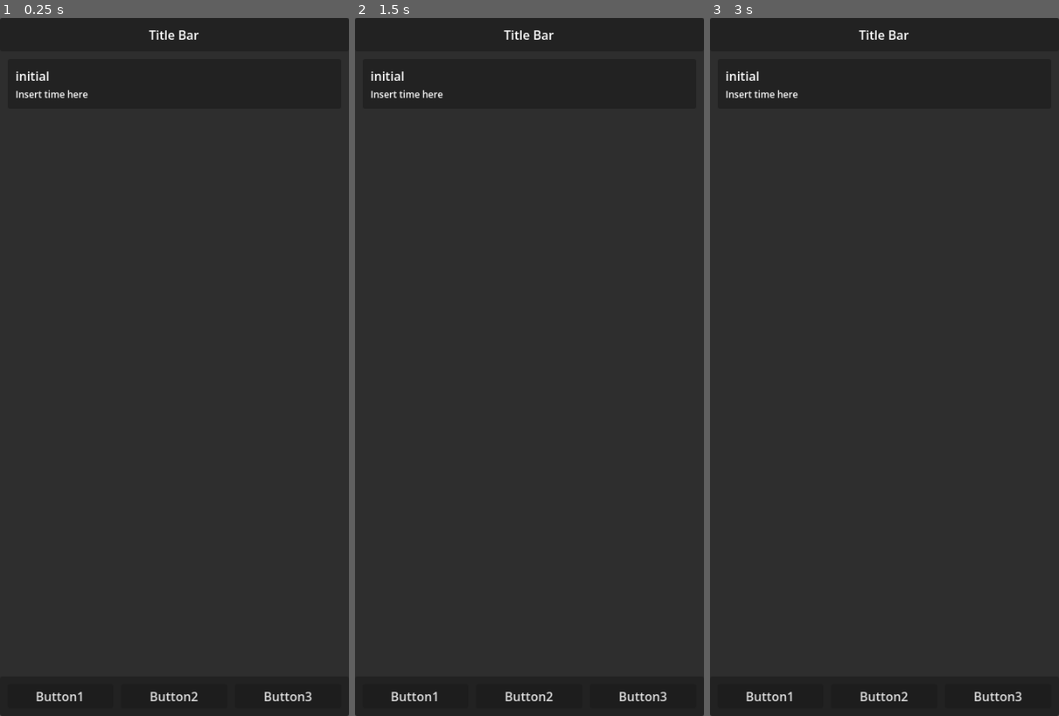
Above: before the commit, frames 1-3 (left to right).
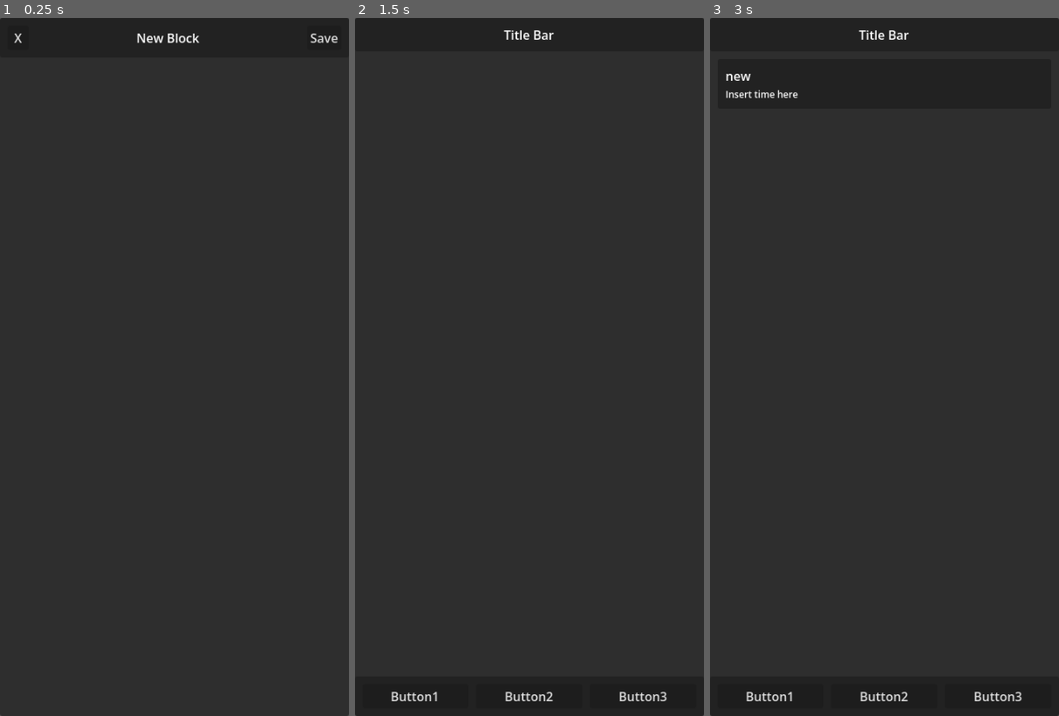
Above: after the commit, the same moments.

Repository: jowashli/doings-tracker
Game: Godot game, scene res://control.tscn
Two runs of this game, one before a commit and one after it. Both use one fixed random seed, a clock stepped at 60 frames per second and the inputs below.
Inputs (mouse positions are in pixels of both pictures, inside the frame that each line leads up to):
- Up to frame 1 (0.25 s): no input
- Up to frame 2 (1.5 s): click (414, 695) at 0.5 s, where only the run before the commit has a clickable "Button1"; click (372, 38) at 1.25 s, where only the run after the commit has a clickable "X"
- Up to frame 3 (3 s): click "Button2" at 2 s; click (1034, 38) at 2.75 s, where only the run after the commit has a clickable "Save"

The runs differ from the first frame. In frame 1, 0.8% of the frame differs, in the area x 4-97%, y 1-98%; in frame 2, 0.2%; in frame 3, less than 0.1%.

Commit message:
Create unconfigurable block creation menu
Integrated with new MenuManager

Diff:
--- a/control.tscn
+++ b/control.tscn
@@ -1,4 +1,7 @@
 [gd_scene format=3 uid="uid://bthqiiwelqjac"]
+
+[ext_resource type="Script" uid="uid://ou47ovm850bk" path="res://scripts/BlockCreationButton.gd" id="1_0fbet"]
+[ext_resource type="Script" uid="uid://dywd54uedk3py" path="res://scripts/BlockCreationMenu.gd" id="2_62e2m"]
 
 [node name="Control" type="Control" unique_id=1754899738]
 layout_mode = 3
@@ -8,42 +11,43 @@
 grow_horizontal = 2
 grow_vertical = 2
 
-[node name="TabContainer" type="TabContainer" parent="." unique_id=1927438086]
+[node name="MenuContainer" type="TabContainer" parent="." unique_id=1927438086]
 layout_mode = 1
 anchors_preset = 15
 anchor_right = 1.0
 anchor_bottom = 1.0
 grow_horizontal = 2
 grow_vertical = 2
-current_tab = 0
+current_tab = 1
 tabs_visible = false
 
-[node name="Schedhule" type="VBoxContainer" parent="TabContainer" unique_id=999866401]
+[node name="Schedhule" type="VBoxContainer" parent="MenuContainer" unique_id=999866401]
+visible = false
 layout_mode = 2
 theme_override_constants/separation = 0
 metadata/_tab_index = 0
 
-[node name="TitleBar" type="PanelContainer" parent="TabContainer/Schedhule" unique_id=1937230363]
+[node name="TitleBar" type="PanelContainer" parent="MenuContainer/Schedhule" unique_id=1937230363]
 layout_mode = 2
 
-[node name="MarginContainer" type="MarginContainer" parent="TabContainer/Schedhule/TitleBar" unique_id=872860702]
+[node name="MarginContainer" type="MarginContainer" parent="MenuContainer/Schedhule/TitleBar" unique_id=872860702]
 layout_mode = 2
 theme_override_constants/margin_left = 10
 theme_override_constants/margin_top = 10
 theme_override_constants/margin_right = 10
 theme_override_constants/margin_bottom = 10
 
-[node name="HBoxContainer" type="HBoxContainer" parent="TabContainer/Schedhule/TitleBar/MarginContainer" unique_id=1988564213]
+[node name="HBoxContainer" type="HBoxContainer" parent="MenuContainer/Schedhule/TitleBar/MarginContainer" unique_id=1988564213]
 layout_mode = 2
 theme_override_constants/separation = 10
 
-[node name="Label" type="Label" parent="TabContainer/Schedhule/TitleBar/MarginContainer/HBoxContainer" unique_id=113161646]
+[node name="Label" type="Label" parent="MenuContainer/Schedhule/TitleBar/MarginContainer/HBoxContainer" unique_id=113161646]
 layout_mode = 2
 size_flags_horizontal = 3
 text = "Title Bar"
 horizontal_alignment = 1
 
-[node name="MarginContainer" type="MarginContainer" parent="TabContainer/Schedhule" unique_id=120862133]
+[node name="MarginContainer" type="MarginContainer" parent="MenuContainer/Schedhule" unique_id=120862133]
 layout_mode = 2
 size_flags_vertical = 3
 theme_override_constants/margin_left = 10
@@ -51,36 +55,82 @@
 theme_override_constants/margin_right = 10
 theme_override_constants/margin_bottom = 10
 
-[node name="BlockContainer" type="VBoxContainer" parent="TabContainer/Schedhule/MarginContainer" unique_id=693555366]
+[node name="BlockContainer" type="VBoxContainer" parent="MenuContainer/Schedhule/MarginContainer" unique_id=693555366]
 layout_mode = 2
 size_flags_vertical = 3
 theme_override_constants/separation = 10
 
-[node name="ActionBar" type="PanelContainer" parent="TabContainer/Schedhule" unique_id=449001790]
+[node name="ActionBar" type="PanelContainer" parent="MenuContainer/Schedhule" unique_id=449001790]
 layout_mode = 2
 
-[node name="MarginContainer" type="MarginContainer" parent="TabContainer/Schedhule/ActionBar" unique_id=362136820]
+[node name="MarginContainer" type="MarginContainer" parent="MenuContainer/Schedhule/ActionBar" unique_id=362136820]
 layout_mode = 2
 theme_override_constants/margin_left = 10
 theme_override_constants/margin_top = 10
 theme_override_constants/margin_right = 10
 theme_override_constants/margin_bottom = 10
 
-[node name="HBoxContainer" type="HBoxContainer" parent="TabContainer/Schedhule/ActionBar/MarginContainer" unique_id=677334770]
+[node name="HBoxContainer" type="HBoxContainer" parent="MenuContainer/Schedhule/ActionBar/MarginContainer" unique_id=677334770]
 layout_mode = 2
 theme_override_constants/separation = 10
 
-[node name="Button1" type="Button" parent="TabContainer/Schedhule/ActionBar/MarginContainer/HBoxContainer" unique_id=1436833290]
+[node name="Button1" type="Button" parent="MenuContainer/Schedhule/ActionBar/MarginContainer/HBoxContainer" unique_id=1436833290]
 layout_mode = 2
 size_flags_horizontal = 3
 text = "Button1"
 
-[node name="Button2" type="Button" parent="TabContainer/Schedhule/ActionBar/MarginContainer/HBoxContainer" unique_id=964740167]
+[node name="BlockCreationButton" type="Button" parent="MenuContainer/Schedhule/ActionBar/MarginContainer/HBoxContainer" unique_id=964740167]
 layout_mode = 2
 size_flags_horizontal = 3
 text = "Button2"
+script = ExtResource("1_0fbet")
 
-[node name="Button3" type="Button" parent="TabContainer/Schedhule/ActionBar/MarginContainer/HBoxContainer" unique_id=597315507]
+[node name="Button3" type="Button" parent="MenuContainer/Schedhule/ActionBar/MarginContainer/HBoxContainer" unique_id=597315507]
 layout_mode = 2
 size_flags_horizontal = 3
 text = "Button3"
+
+[node name="BlockCreation" type="VBoxContainer" parent="MenuContainer" unique_id=1750395450 node_paths=PackedStringArray("SaveButton", "CancelButton")]
+layout_mode = 2
+script = ExtResource("2_62e2m")
+SaveButton = NodePath("TitleBar/MarginContainer/HBoxContainer/SaveButton")
+CancelButton = NodePath("TitleBar/MarginContainer/HBoxContainer/CancelButton")
+metadata/_tab_index = 1
+
+[node name="TitleBar" type="PanelContainer" parent="MenuContainer/BlockCreation" unique_id=1443912172]
+layout_mode = 2
+
+[node name="MarginContainer" type="MarginContainer" parent="MenuContainer/BlockCreation/TitleBar" unique_id=1313136334]
+layout_mode = 2
+theme_override_constants/margin_left = 10
+theme_override_constants/margin_top = 10
+theme_override_constants/margin_right = 10
+theme_override_constants/margin_bottom = 10
+
+[node name="HBoxContainer" type="HBoxContainer" parent="MenuContainer/BlockCreation/TitleBar/MarginContainer" unique_id=330404144]
+layout_mode = 2
+theme_override_constants/separation = 10
+
+[node name="CancelButton" type="Button" parent="MenuContainer/BlockCreation/TitleBar/MarginContainer/HBoxContainer" unique_id=590446058]
+layout_mode = 2
+text = " X "
+
+[node name="Label" type="Label" parent="MenuContainer/BlockCreation/TitleBar/MarginContainer/HBoxContainer" unique_id=1297083847]
+layout_mode = 2
+size_flags_horizontal = 3
+text = "New Block"
+horizontal_alignment = 1
+
+[node name="SaveButton" type="Button" parent="MenuContainer/BlockCreation/TitleBar/MarginContainer/HBoxContainer" unique_id=560326369]
+layout_mode = 2
+text = "Save"
+
+[node name="MarginContainer" type="MarginContainer" parent="MenuContainer/BlockCreation" unique_id=92769715]
+layout_mode = 2
+theme_override_constants/margin_left = 10
+theme_override_constants/margin_top = 10
+theme_override_constants/margin_right = 10
+theme_override_constants/margin_bottom = 10
+
+[node name="VBoxContainer" type="VBoxContainer" parent="MenuContainer/BlockCreation/MarginContainer" unique_id=1073932789]
+layout_mode = 2
--- a/project.godot
+++ b/project.godot
@@ -18,6 +18,7 @@
 [autoload]
 
 BlockManager="*uid://cfmsmrwecvwlj"
+MenuManager="*uid://dh4uf04hbnbl7"
 
 [display]
 
--- /dev/null
+++ b/scripts/BlockCreationButton.gd
@@ -0,0 +1,4 @@
+extends Button
+
+func _pressed() -> void:
+	MenuManager.set_menu(1)
--- /dev/null
+++ b/scripts/BlockCreationMenu.gd
@@ -0,0 +1,15 @@
+extends VBoxContainer
+
+@export var SaveButton : Button
+@export var CancelButton : Button
+
+func _ready () -> void:
+	SaveButton.pressed.connect(save)
+	CancelButton.pressed.connect(cancel)
+
+func save () -> void:
+	BlockManager.create_and_add_block("new")
+	MenuManager.set_menu(0)
+
+func cancel () -> void:
+	MenuManager.set_menu(0)
--- /dev/null
+++ b/scripts/MenuManager.gd
@@ -0,0 +1,6 @@
+extends Node
+
+@onready var MenuContainer : TabContainer = $/root/Control/MenuContainer
+
+func set_menu ( menu : int ) -> void:
+	MenuContainer.current_tab = menu
--- a/scripts/block/BlockManager.gd
+++ b/scripts/block/BlockManager.gd
@@ -1,15 +1,11 @@
 extends Node
 
-@onready var BlockContainer : VBoxContainer = $"/root/Control/TabContainer/Schedhule/MarginContainer/BlockContainer"
+@onready var BlockContainer : VBoxContainer = $"/root/Control/MenuContainer/Schedhule/MarginContainer/BlockContainer"
 @onready var block_scene : PackedScene = load("res://scenes/Block.tscn")
-
-func _ready () -> void:
-	create_and_add_block("initial")
 
 func create_and_add_block ( title : String ) -> Node:
 	var block_instance = block_scene.instantiate()
 	BlockContainer.add_child(block_instance)
-	await block_instance.ready
 
 	block_instance.set_title(title)
 	return block_instance
Not shown, added: scripts/BlockCreationButton.gd.uid
Not shown, added: scripts/BlockCreationMenu.gd.uid
Not shown, added: scripts/MenuManager.gd.uid
